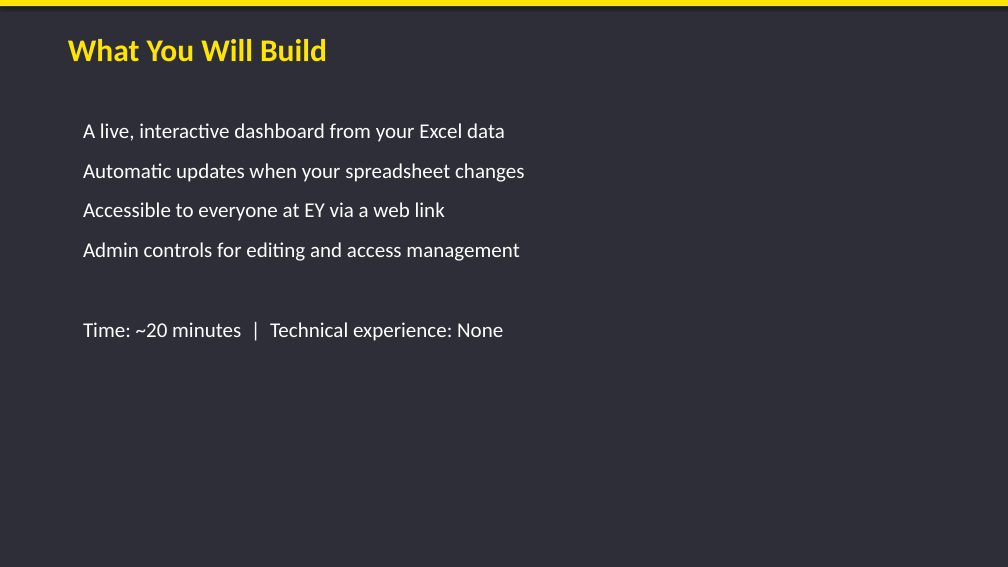
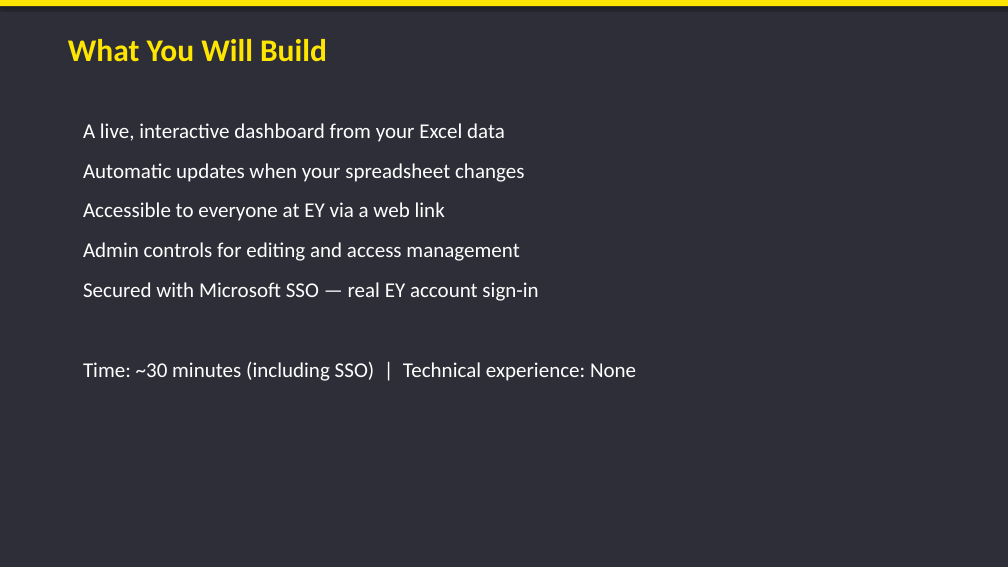
Before and after one commit to JustinDGold/Factory-Dashboard-demo, a slide deck: slide 2 of Factory_AI_Dashboard_Guide.pptx. Drawn at 1008x567 pixels with LibreOffice and Linux fonts; fonts in the diff are those of the drawing. Boxes give left, top, right and bottom in pixels: in the first picture for what was removed or moved away, otherwise in the second. Text is boxed around its words. In the diff, an @@ line names an element or a change of style, - is before the commit and + after.

```diff
--- a/Factory_AI_Dashboard_Guide.pptx
+++ b/Factory_AI_Dashboard_Guide.pptx
@@ text at (83, 282, 636, 381): text changed @@
-Time: ~20 minutes | Technical experience: None
+Secured with Microsoft SSO — real EY account sign-in
+Time: ~30 minutes (including SSO) | Technical experience: None
```
Also in this commit, not shown: 5 other slides changed, 1 slide added, 3 other files.
